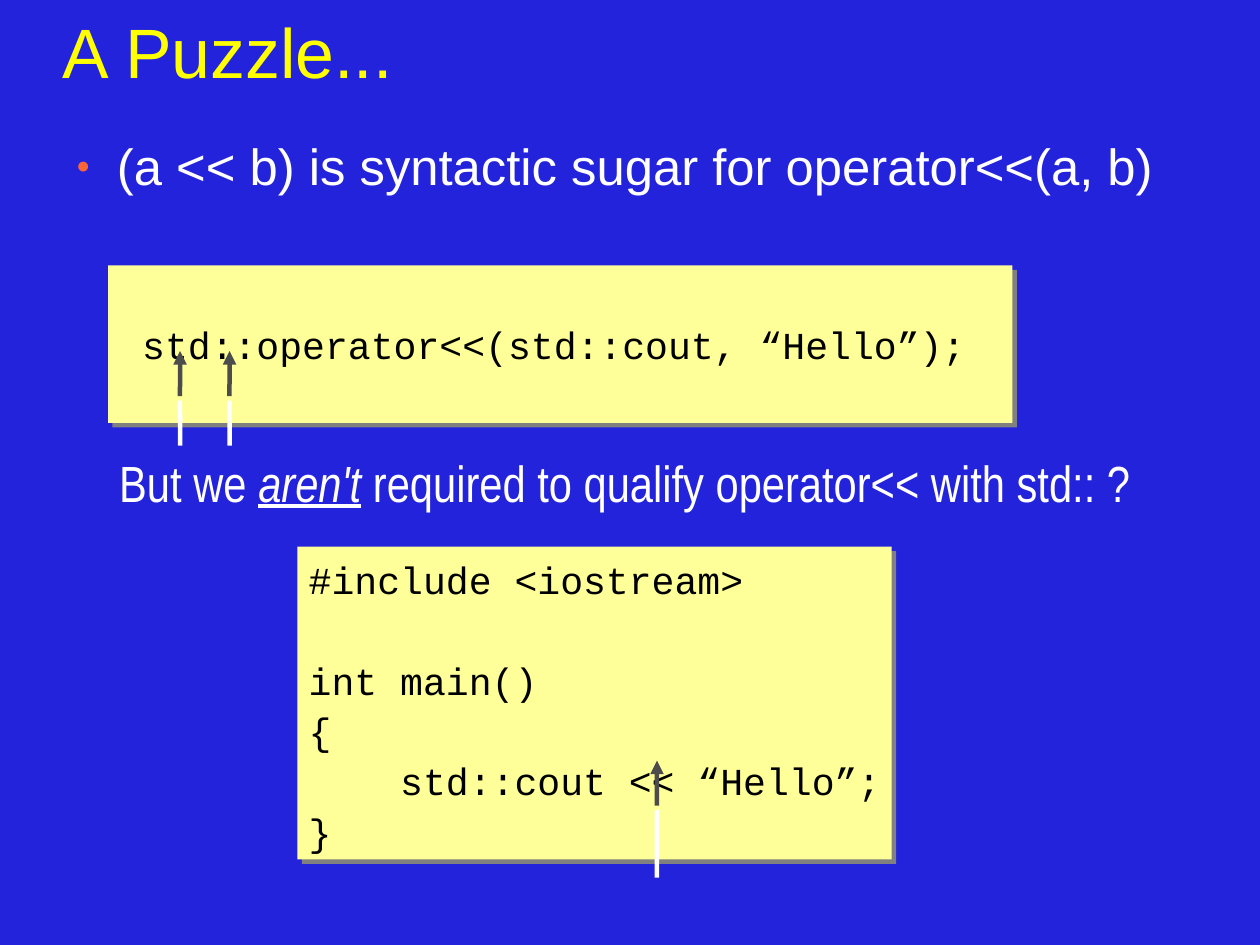
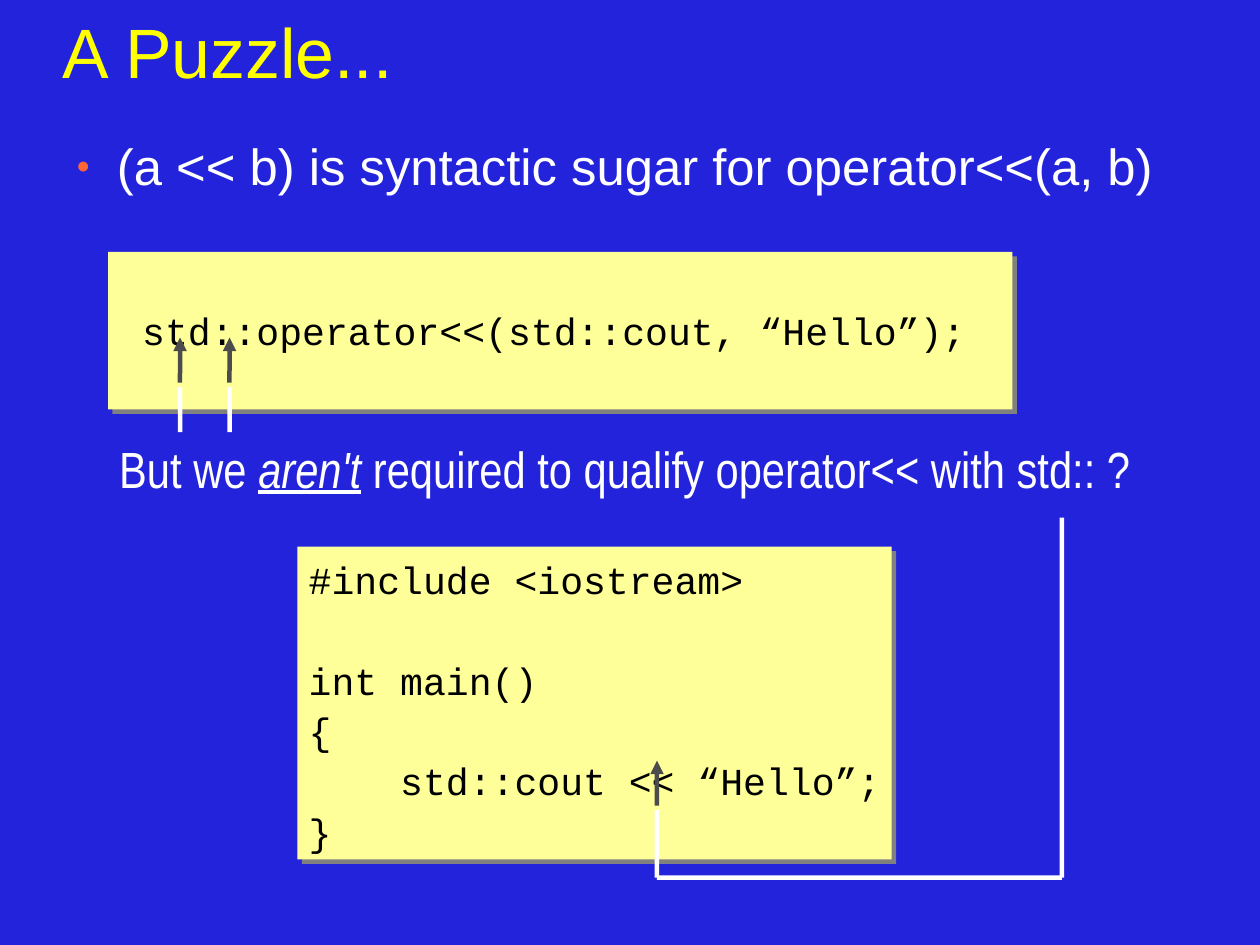
Before and after one commit to JonJagger/two-day-courses, a slide deck: slide 10 of cppf/06_Program_Organization_and_Dependency_Management.odp. Drawn at 1260x945 pixels with LibreOffice and Linux fonts; fonts in the diff are those of the drawing. Boxes give left, top, right and bottom in pixels: in the first picture for what was removed or moved away, otherwise in the second. Text is boxed around its words. In the diff, an @@ line names an element or a change of style, - is before the commit and + after.

```diff
--- a/cppf/06_Program_Organization_and_Dependency_Management.odp
+++ b/cppf/06_Program_Organization_and_Dependency_Management.odp
@@ 2 arrows, 1 rectangle, 1 text: place and size @@
-2 arrows, 1 rectangle, 1 text at <box>109,265,1096,511</box>
+2 arrows, 1 rectangle, 1 text at <box>109,252,1096,498</box>
@@ line moved from (180, 400) - (180, 446) to (180, 388) - (180, 432) @@
@@ line moved from (230, 400) - (230, 446) to (230, 388) - (230, 432) @@
@@ line added from (1062, 878) to (1062, 518), #FFFFFF 2.83 pt @@
@@ line added from (657, 878) to (1062, 878), #FFFFFF 2.83 pt @@
```
Also in this commit, not shown: 16 other slides changed, 4 slides added, 3 slides removed.
